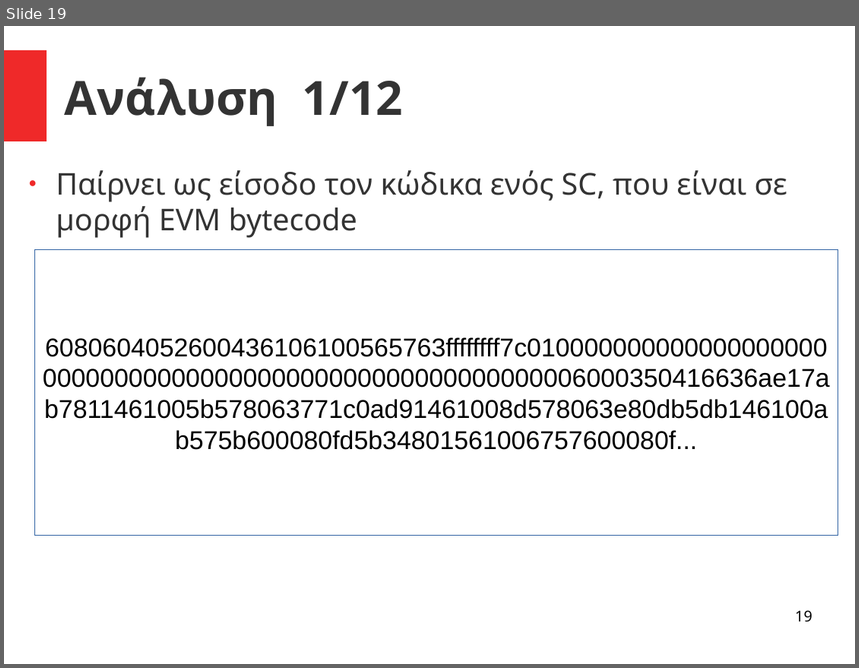
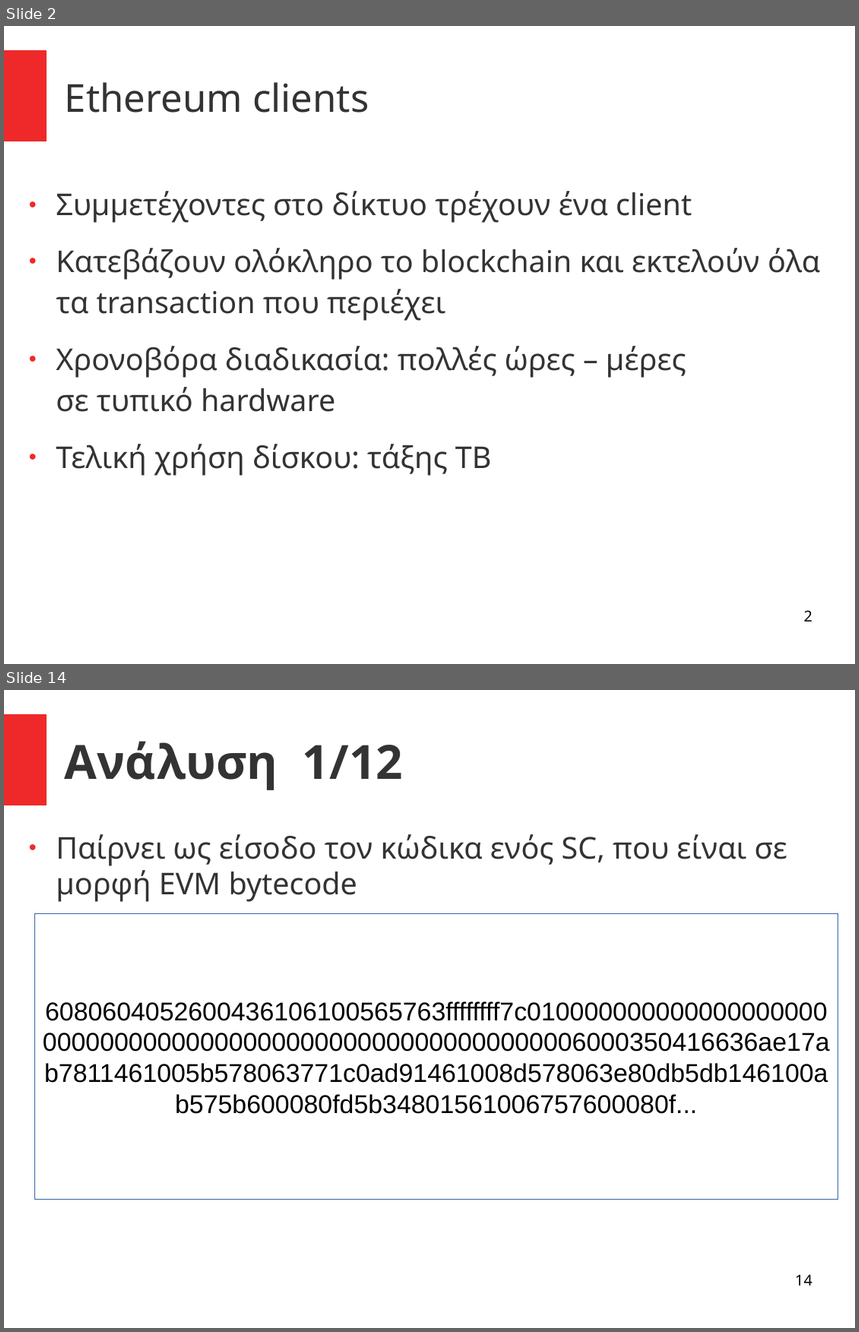
Before and after one commit to el15066/Diplomatiki, a slide deck: main/Presentation.odp. Shown one above the other, each under a label of ours: slide 19 before the commit, slides 2 and 14 after it; the slides between them are not shown. The pictures are 859x668 and 859x1332 pixels, drawn with LibreOffice and Linux fonts; fonts in the diff are those of the drawing. Boxes give left, top, right and bottom in pixels: in the first picture for what was removed or moved away, otherwise in the second. Text is boxed around its words. In the diff, an @@ line names an element or a change of style, - is before the commit and + after.

```diff
--- a/main/Presentation.odp
+++ b/main/Presentation.odp
@@ slide 2 added at (4, 26, 855, 664), background #FFFFFF; not listed: 1 template element that a slide beside it also shows @@
@@ title added at (65, 82, 369, 113), 36 pt, text #333333 @@
+Ethereum clients
@@ text added at (56, 191, 820, 476), 28 pt, text #333333 @@
+● Συμμετέχοντες στο δίκτυο τρέχουν ένα client
+● Κατεβάζουν ολόκληρο το blockchain και εκτελούν όλα τα transaction που περιέχει
+● Χρονοβόρα διαδικασία: πολλές ώρες – μέρες
+  σε τυπικό hardware
+● Τελική χρήση δίσκου: τάξης TB
@@ page number added at (804, 610, 813, 622), 14 pt, text #000000 @@
+2
@@ what was slide 19 is now slide 14 @@
@@ page number at (795, 1274, 813, 1286): text changed @@
-19
+14
```
Also in this commit, not shown: 17 slides changed, 4 other slides added, 19 slides removed, 1 other file.
